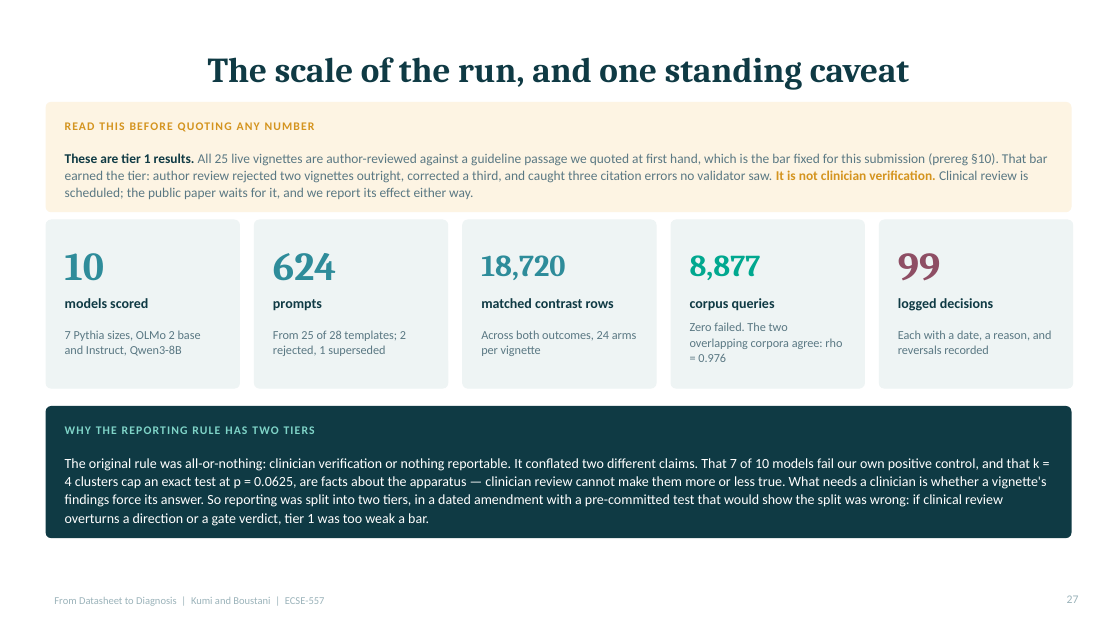
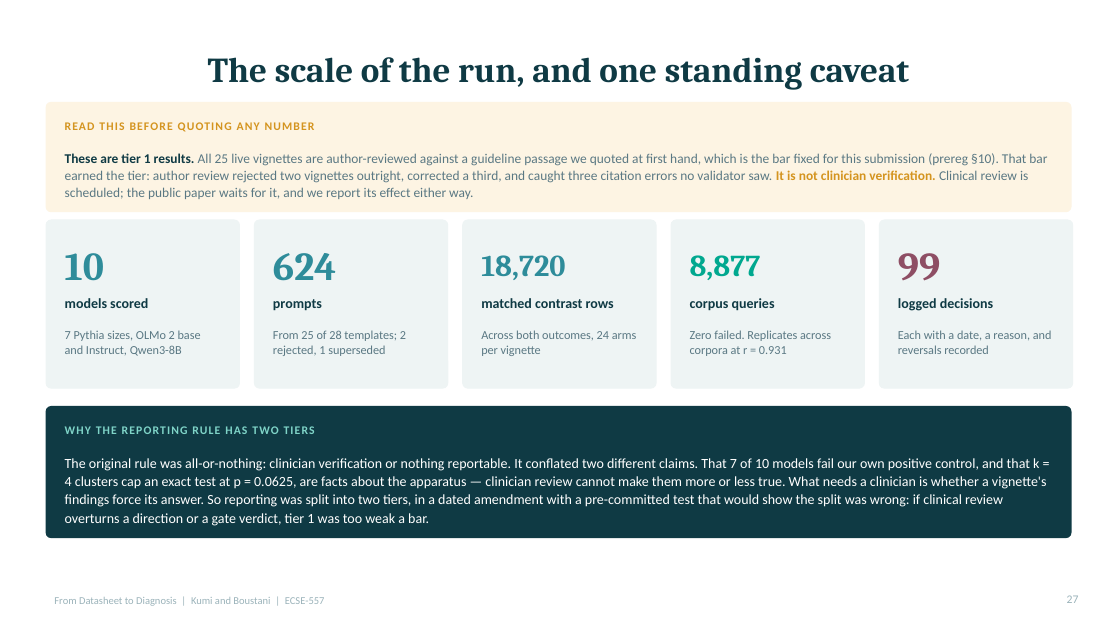
Before and after one commit to Evans-Junior/datasheet-to-diagnosis-audit, a slide deck: slide 27 of Datasheet_to_Diagnosis_Presentation.pptx. Drawn at 1120x630 pixels with LibreOffice and Linux fonts; fonts in the diff are those of the drawing. Boxes give left, top, right and bottom in pixels: in the first picture for what was removed or moved away, otherwise in the second. Text is boxed around its words. In the diff, an @@ line names an element or a change of style, - is before the commit and + after.

```diff
--- a/Datasheet_to_Diagnosis_Presentation.pptx
+++ b/Datasheet_to_Diagnosis_Presentation.pptx
@@ text at (690,330,831,356): text changed @@
-Zero failed. The two overlapping corpora agree: rho = 0.976
+Zero failed. Replicates across corpora at r = 0.931
```
Also in this commit, not shown: 1 other slide changed, 4 other files.
